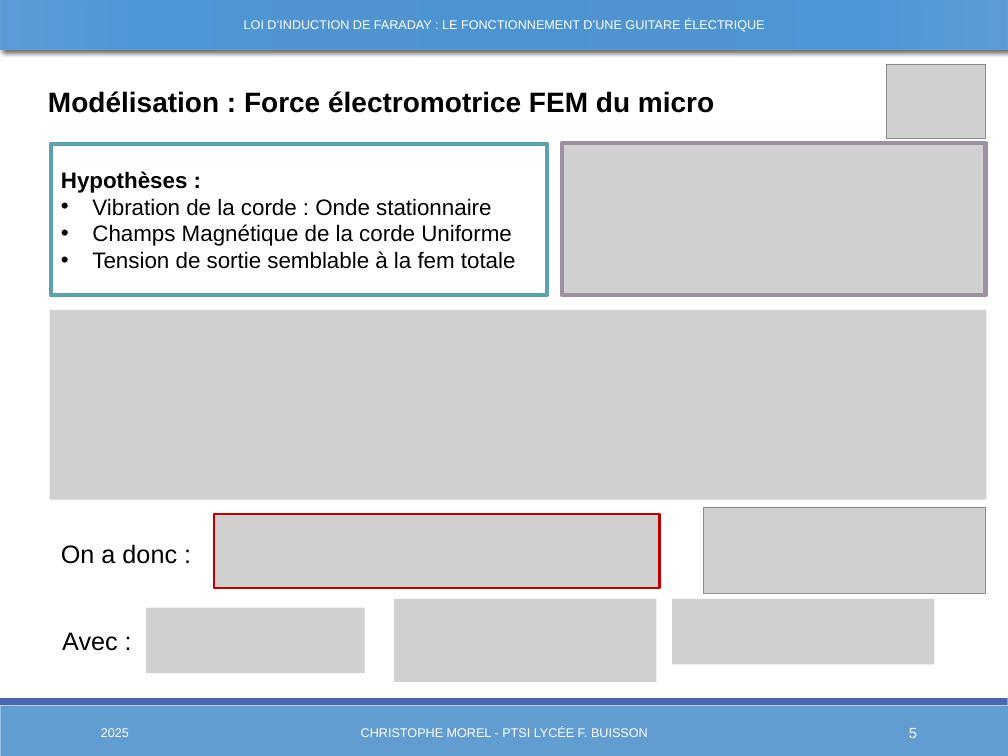
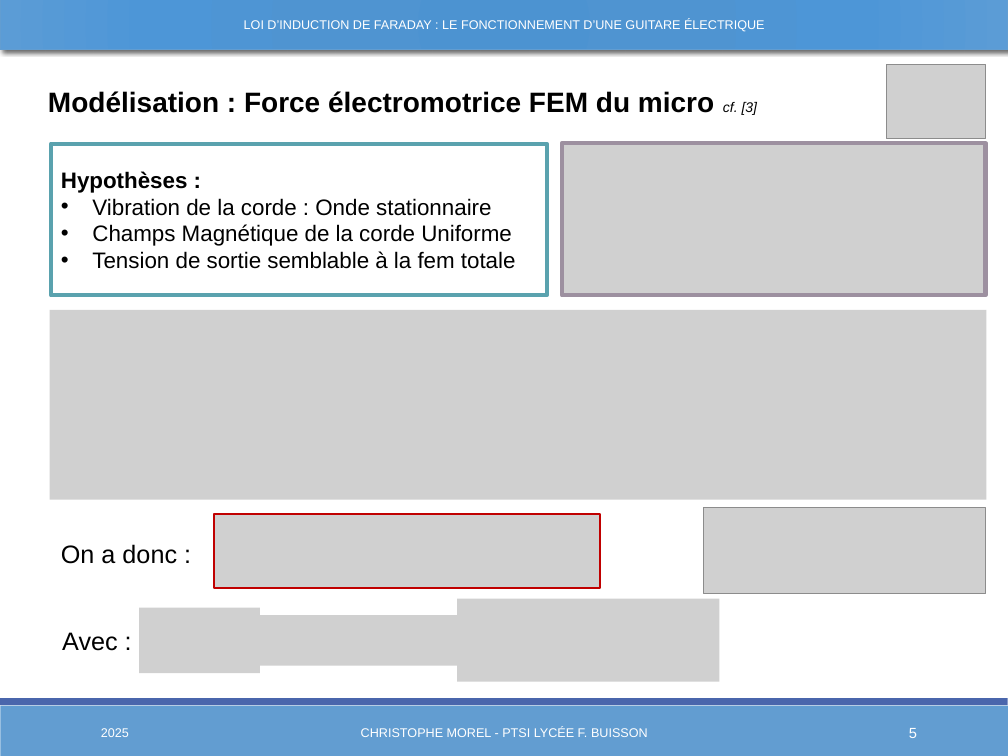
Before and after one commit to Chrismorel7/TIPE---Micro_guitare_elec, a slide deck: slide 5 of Views/Presentation3.pptx. Drawn at 1008x756 pixels with LibreOffice and Linux fonts; fonts in the diff are those of the drawing; grey boxes stand for pictures; background and template pictures are left out. Boxes give left, top, right and bottom in pixels: in the first picture for what was removed or moved away, otherwise in the second. Text is boxed around its words. In the diff, an @@ line names an element or a change of style, - is before the commit and + after.

```diff
--- a/Views/Presentation3.pptx
+++ b/Views/Presentation3.pptx
@@ text at (48, 91, 758, 115): text changed @@
-Modélisation : Force électromotrice FEM du micro
+Modélisation : Force électromotrice FEM du micro cf. [3]
@@ picture: place and size @@
-picture at (214, 514, 659, 589)
+picture at (214, 514, 601, 589)
@@ picture: place and size @@
-picture at (394, 599, 656, 681)
+picture at (458, 599, 720, 681)
@@ picture removed at (672, 599, 934, 664) @@
@@ picture added at (139, 608, 260, 673) @@
@@ picture: place and size @@
-picture at (146, 608, 365, 673)
+picture at (260, 615, 479, 665)
```
Also in this commit, not shown: 14 other slides changed, 6 slides added, 15 other files.
